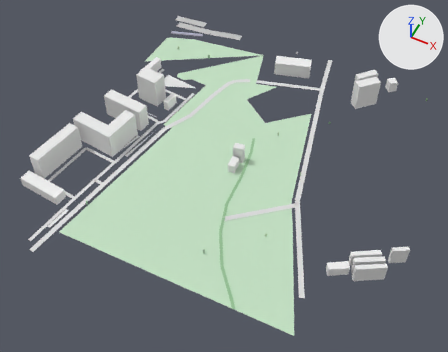
The glTF model white-model-six-districts/chunks/95_104_high.glb as it was, and as the next commit left it.
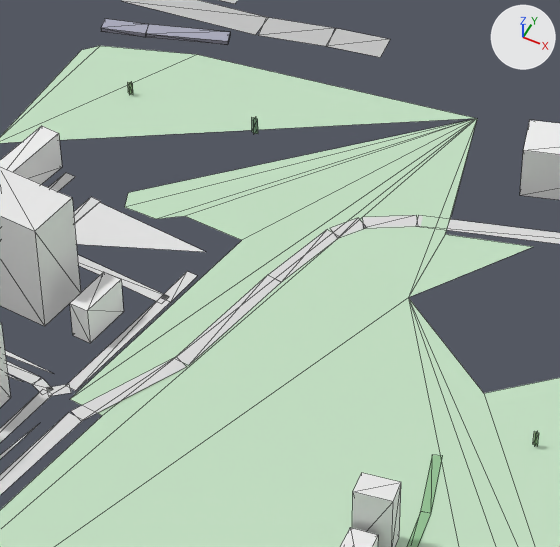
The first picture shows the older version from a 50 mm lens placed at (-11998.0, -1842.0, 673.0), pointed at (-12264.0, -1309.0, 6.0). The close-ups show the older and then the newer version on the part from 33% to 63% of the width and 7% to 46% of the height of that picture. Only the edits that show in the close-ups are written down. Every picture has the same lights, and +X, +Y and +Z are marked at upper right. The close-ups show mesh edges as thin lines. Vertices at exactly the same position are counted once.
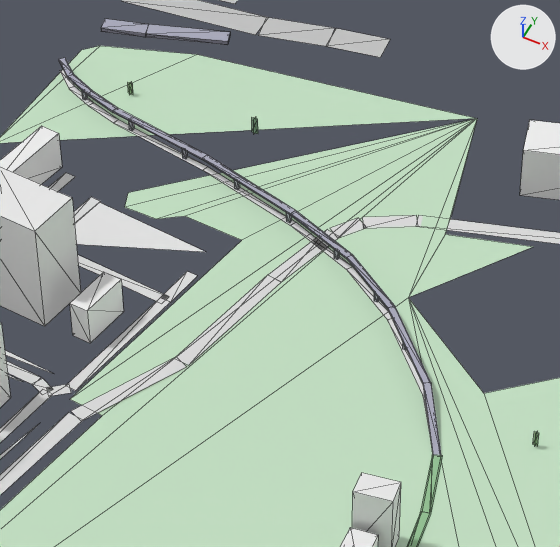
What the commit changed:
me_mesh_0 is used by ob_mesh_0; location (0.0, 0.0, 0.0).
me_mesh_0 had 485 vertices, 376 faces and spanned x -12516.0..-11990.0, y -1541.0..-992.0, z 10.0..60.0.
me_mesh_0 now has 713 vertices, 592 faces and spans x -12516.0..-11990.0, y -1541.0..-992.0, z 10.0..60.0.
me_mesh_0 part 1: the loose piece of 8 vertices spanning x -12483.0..-12446.0, y -1045.0..-1026.0, z 10.0..13.0 is copied, and the copy is turned -39.3 degrees about the z axis through its middle and scaled by 0.445, then moved by (-5.0, -66.0, 7.0); it spans x -12477.0..-12461.0, y -1106.0..-1097.0, z 18.0..19.0.
me_mesh_0 part 2: the loose piece of 8 vertices spanning x -12483.0..-12446.0, y -1045.0..-1026.0, z 10.0..13.0 is copied, and the copy is turned -45.8 degrees about the z axis through its middle and scaled by 0.41, then moved by (-19.0, -60.0, 7.0); it spans x -12491.0..-12476.0, y -1100.0..-1091.0, z 18.0..19.0.
me_mesh_0 part 3: the loose piece of 8 vertices spanning x -12502.0..-12480.0, y -1050.0..-1038.0, z 11.0..13.0 is copied, and the copy is turned -58.8 degrees about the z axis through its middle and scaled by 0.627, then moved by (-4.0, -44.0, 6.0); it spans x -12501.0..-12489.0, y -1093.0..-1082.0, z 18.0..19.0.
me_mesh_0 part 4: the loose piece of 8 vertices spanning x -12410.0..-12399.0, y -1230.0..-1208.0, z 13.0..29.0 is copied, and the copy is scaled about its middle by (0.055, 0.00321, 0.328), then moved by (38.0, 89.0, -6.0); it spans x -12367.0..-12365.0, y -1131.0..-1129.0, z 12.0..18.0.
me_mesh_0 part 5: the loose piece of 8 vertices spanning x -12458.0..-12419.0, y -1230.0..-1202.0, z 13.0..60.0 is copied, and the copy is scaled about its middle by (0.00351, 0.012, 0.114), then moved by (44.0, 95.0, -21.0); it spans x -12396.0..-12394.0, y -1122.0..-1120.0, z 12.0..18.0.
me_mesh_0 part 6: the loose piece of 8 vertices spanning x -12458.0..-12419.0, y -1230.0..-1202.0, z 13.0..60.0 is copied, and the copy is scaled about its middle by (0.00351, 0.012, 0.114), then moved by (15.0, 103.0, -21.0); it spans x -12424.0..-12423.0, y -1114.0..-1112.0, z 12.0..18.0.
me_mesh_0 part 7: the loose piece of 8 vertices spanning x -12483.0..-12413.0, y -1288.0..-1262.0, z 13.0..51.0 is copied, and the copy is scaled about its middle by (0.000771, 0.0332, 0.144), then moved by (-5.0, 169.0, -16.0); it spans x -12454.0..-12452.0, y -1107.0..-1105.0, z 13.0..18.0.
me_mesh_0 part 8: 116 vertices added at x -12501.0..-12155.0, y -1501.0..-1082.0, z 12.0..19.0.
Other edits to the shape of me_mesh_0 do not show in these pictures.

Changed parts and their boxes (x1, y1, x2, y2) in the close-ups (560 x 547 px):
part 1 of me_mesh_0, added
    after: (88, 91, 117, 112)
part 2 of me_mesh_0, added
    after: (68, 75, 92, 95)
part 3 of me_mesh_0, added
    after: (59, 58, 74, 78)
part 4 of me_mesh_0, added
    after: (286, 213, 291, 223)
part 5 of me_mesh_0, added
    after: (234, 180, 239, 190)
part 6 of me_mesh_0, added
    after: (182, 149, 187, 159)
part 7 of me_mesh_0, added
    after: (128, 121, 134, 131)
part 8 of me_mesh_0, added
    after: (60, 70, 441, 455)
